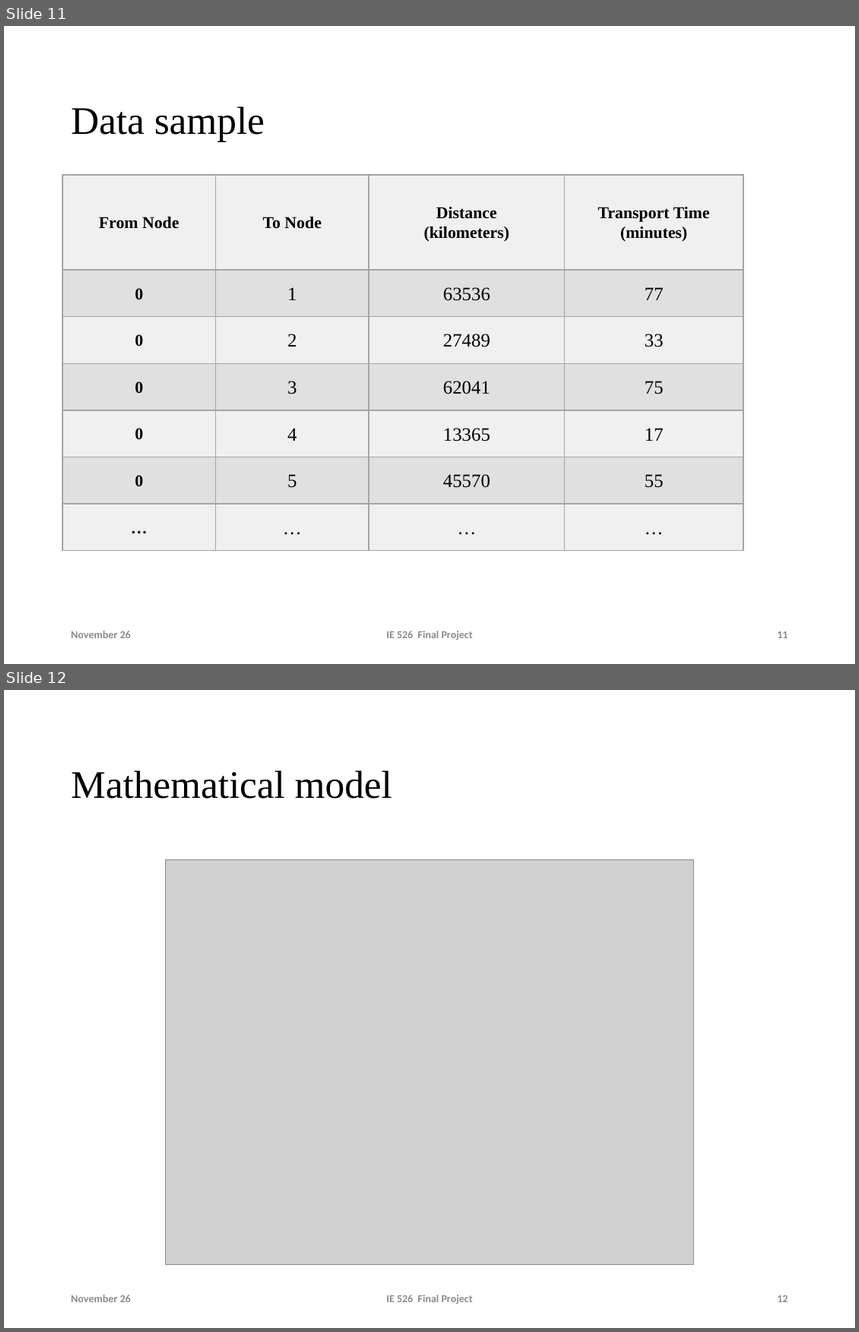
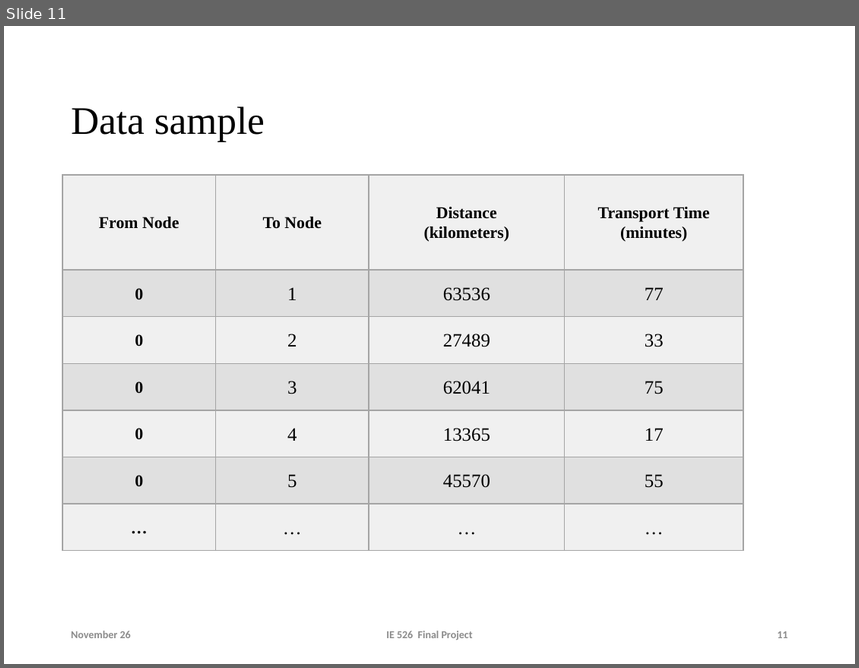
Before and after one commit to lyuzz/IE-526-Final-Project, a slide deck: Lyu/Part of Lyu.pptx. Shown one above the other, each under a label of ours: slides 11 and 12 before the commit, slide 11 after it. The pictures are 859x1332 and 859x668 pixels, drawn with LibreOffice and Linux fonts; fonts in the diff are those of the drawing; grey boxes stand for pictures; background and template pictures are left out. Boxes give left, top, right and bottom in pixels: in the first picture for what was removed or moved away, otherwise in the second. Text is boxed around its words. In the diff, an @@ line names an element or a change of style, - is before the commit and + after.

```diff
--- a/Lyu/Part of Lyu.pptx
+++ b/Lyu/Part of Lyu.pptx
@@ slide 12 removed at (x1=4, y1=690, x2=855, y2=1328), background #FFFFFF @@
@@ title removed at (x1=71, y1=771, x2=392, y2=799) @@
-Mathematical model
@@ picture removed at (x1=166, y1=860, x2=694, y2=1265) @@
@@ text removed at (x1=71, y1=1295, x2=131, y2=1303) @@
-November 26
@@ text removed at (x1=386, y1=1295, x2=473, y2=1304) @@
-IE 526 Final Project
@@ page number removed at (x1=778, y1=1296, x2=788, y2=1303) @@
-12
```
Also in this commit, not shown: 1 slide changed, 3 other slides removed.
